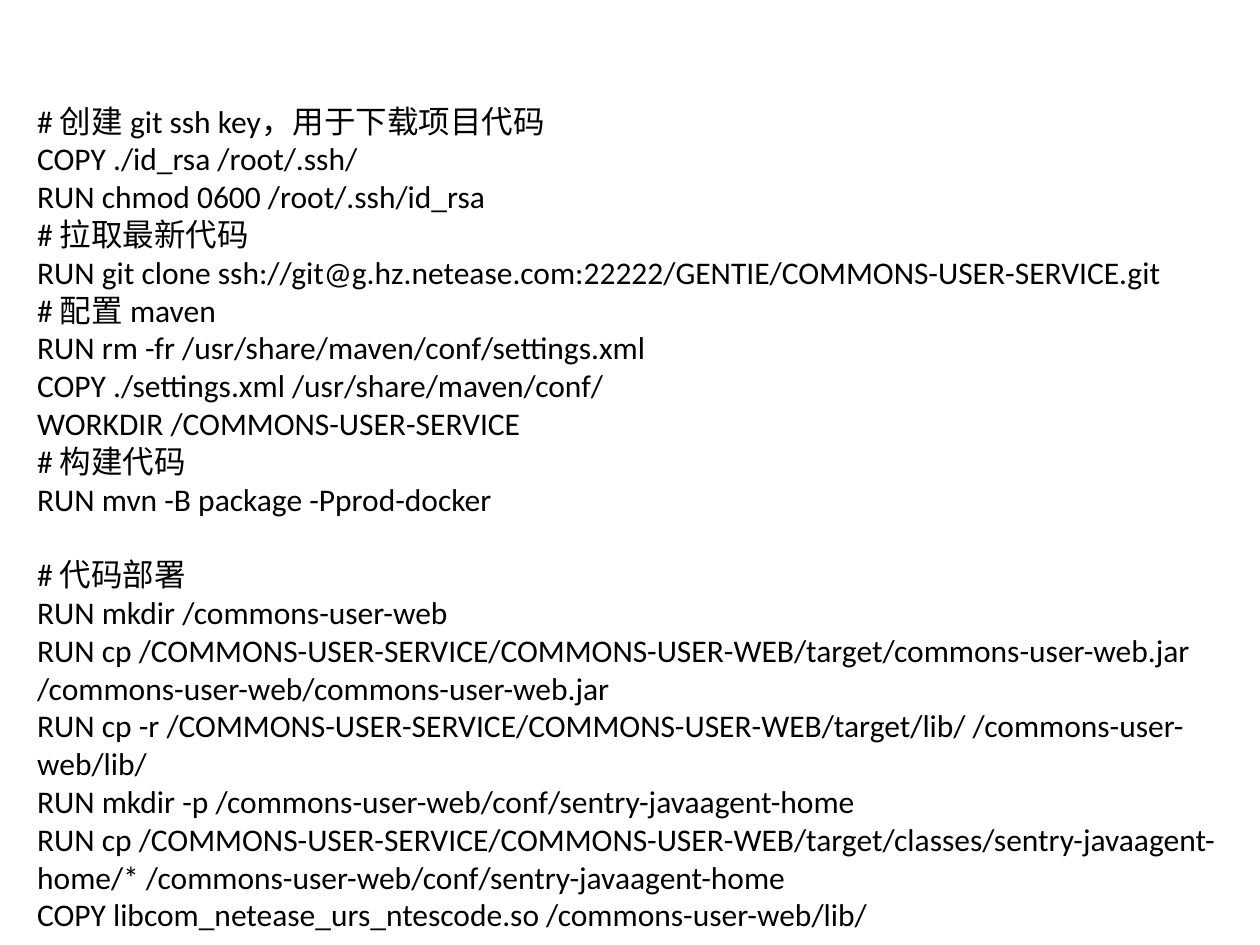
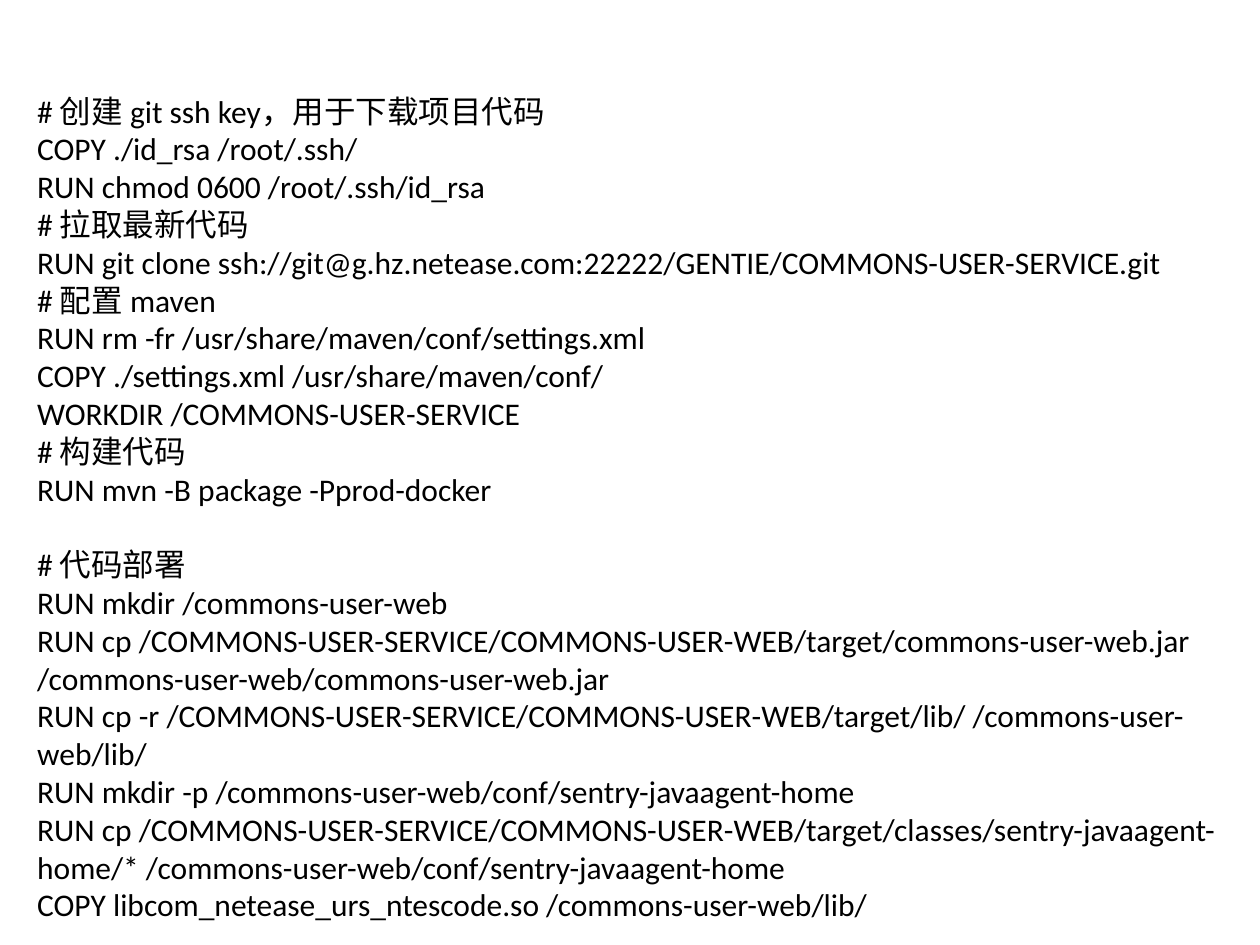
Before and after one commit to currycan/MindMap, a slide deck: slide 7 of docker/建德云使用.pptx (slide 2 before the commit). Drawn at 1260x945 pixels with LibreOffice and Linux fonts; fonts in the diff are those of the drawing. Boxes give left, top, right and bottom in pixels: in the first picture for what was removed or moved away, otherwise in the second. Text is boxed around its words. In the diff, an @@ line names an element or a change of style, - is before the commit and + after.

Commit message:
share

```diff
--- a/docker/建德云使用.pptx
+++ b/docker/建德云使用.pptx
@@ text "# 创建 git ssh key，用于下载项目代码": place and size @@
-text "# 创建 git ssh key，用于下载项目代码" at bbox=[37, 106, 1215, 931]
+text "# 创建 git ssh key，用于下载项目代码" at bbox=[37, 96, 1215, 921]
```
Also in this commit, not shown: 5 other slides changed, 7 slides added.
